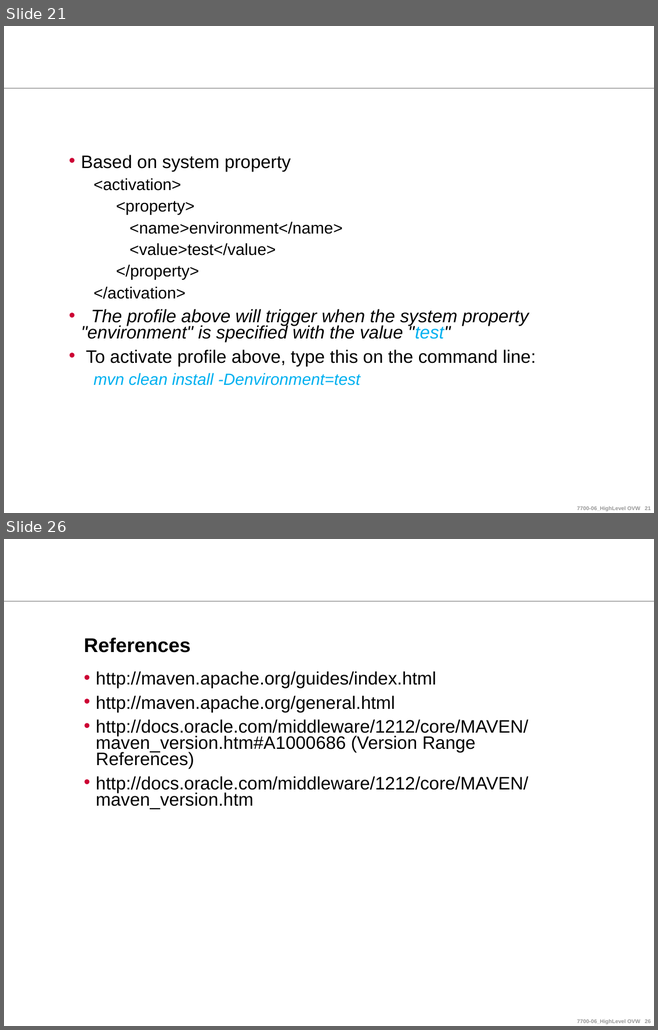
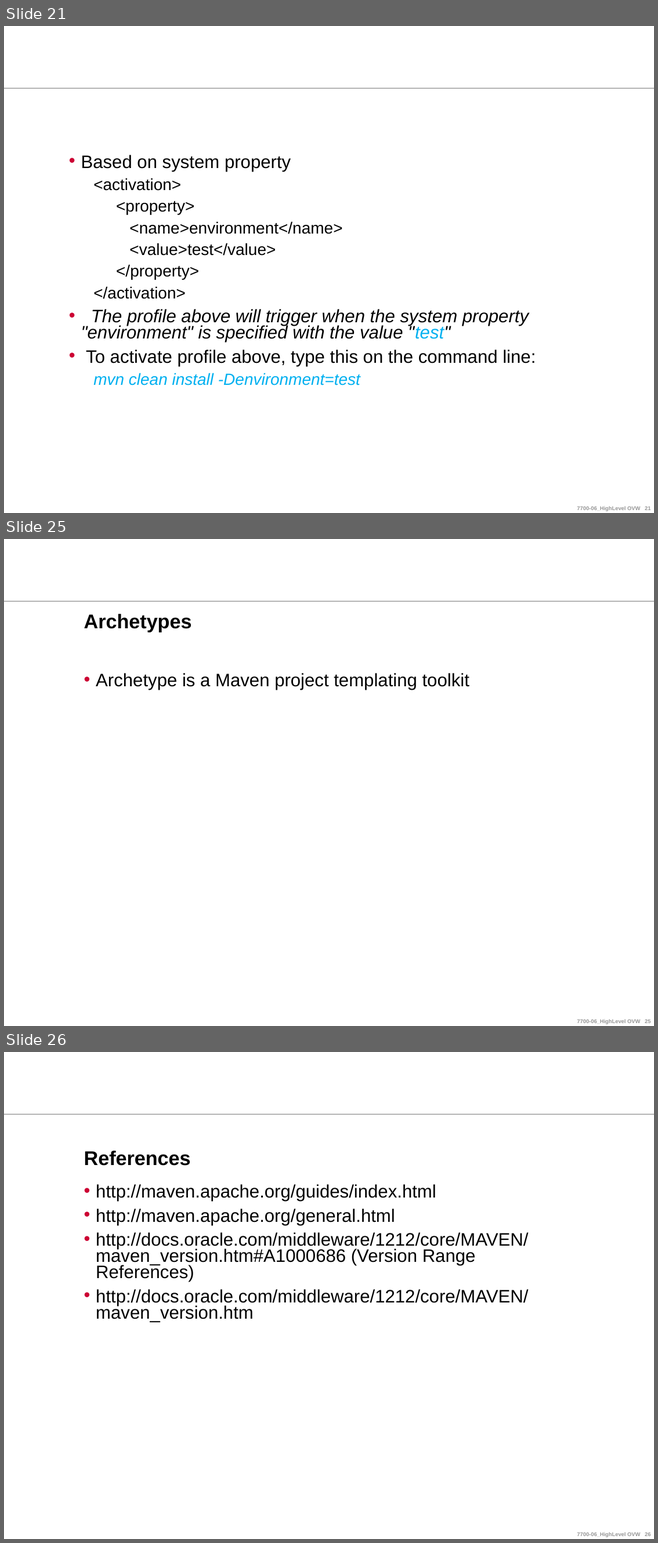
Before and after one commit to ndlongit/longnd-data, a slide deck: Document/Tutorial/[Presentation] Maven.ppt. Shown one above the other, each under a label of ours: slides 21 and 26 before the commit, slides 21, 25 and 26 after it; the slides between them are not shown. The pictures are 658x1030 and 658x1543 pixels, drawn with LibreOffice and Linux fonts; fonts in the diff are those of the drawing; background and template pictures are left out. Boxes give left, top, right and bottom in pixels: in the first picture for what was removed or moved away, otherwise in the second. Text is boxed around its words. In the diff, an @@ line names an element or a change of style, - is before the commit and + after.

```diff
--- a/Document/Tutorial/[Presentation] Maven.ppt
+++ b/Document/Tutorial/[Presentation] Maven.ppt
@@ slide 25 added at (4,539,654,1026), background #FFFFFF; not listed: 2 template elements that a slide beside it also shows @@
@@ title added at (84,614,192,632), 22 pt, text #000000, bold @@
+Archetypes
@@ text added at (96,673,469,690), 20 pt, text #000000 @@
+• Archetype is a Maven project templating toolkit
```
Also in this commit, not shown: 4 slides changed, 1 slide removed, 2 other files.
